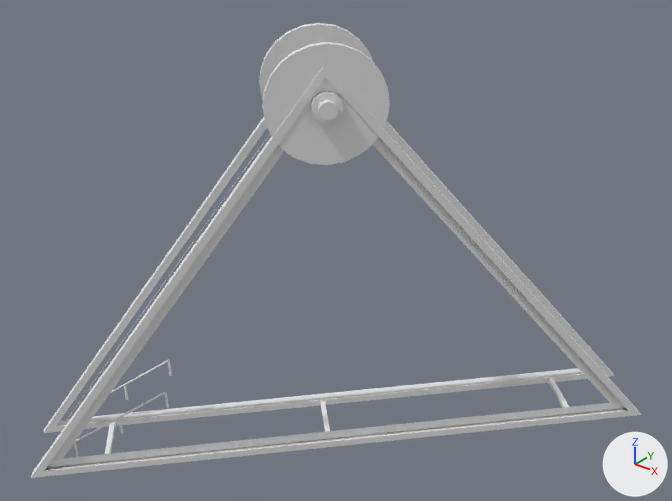
Before and after pictures for a commit that changed the OBJ model app/resources/models/wheel/stalak.obj.
Camera for both pictures: a 50 mm camera at (18012.0, -22239.0, 21433.0) aimed at (111.0, 137.0, 7560.0). The lights are fixed; the arrows at lower right show +X, +Y and +Z. The older version comes first. Where no turn or scale is listed for an object, it has been applied to the vertices.

Before the edit, the objects in view are built like this:
```python
mat_wire_028089177 = principled_material('wire_028089177')
mat_wire_028089177.base_color = (0.8, 0.8, 0.8)  # white #e7e7e7
mat_wire_028089177.roughness = 1.0
mat_wire_143224087 = principled_material('wire_143224087')
mat_wire_143224087.base_color = (0.8, 0.8, 0.8)  # white #e7e7e7
mat_wire_143224087.roughness = 1.0
mat_wire_177028149 = principled_material('wire_177028149')
mat_wire_177028149.base_color = (0.8, 0.8, 0.8)  # white #e7e7e7
mat_wire_177028149.roughness = 1.0
me_group_376 = bpy.data.meshes.new('Group_376')
me_group_376.from_pydata(...)  # 150 vertices, 316 faces; spans x -6778.0..9080.0, y -8650.0..7209.0, z 0.0..14993.0
me_group_376.materials.append(mat_wire_177028149)  # white #e7e7e7
me_group_377 = bpy.data.meshes.new('Group_377')
me_group_377.from_pydata(...)  # 197 vertices, 406 faces; spans x -8612.0..7247.0, y -6816.0..9042.0, z 0.0..14993.0
me_group_377.materials.append(mat_wire_143224087)  # white #e7e7e7
me_group_380 = bpy.data.meshes.new('Group_380')
me_group_380.from_pydata(...)  # 8 vertices, 6 faces; spans x 5280.0..7231.0, y 5162.0..7113.0, z 815.0..998.0
me_group_380.materials.append(mat_wire_028089177)  # white #e7e7e7
me_group_384 = bpy.data.meshes.new('Group_384')
me_group_384.from_pydata(...)  # 144 vertices, 144 faces; spans x -5794.0..-3356.0, y -7278.0..-4838.0, z 445.0..2981.0
me_group_384.materials.append(mat_wire_177028149)  # white #e7e7e7
ob_group_376 = bpy.data.objects.new('Group_376', me_group_376)
ob_group_376.location = (0.0, 0.0, 0.0)
ob_group_377 = bpy.data.objects.new('Group_377', me_group_377)
ob_group_377.location = (0.0, 0.0, 0.0)
ob_group_380 = bpy.data.objects.new('Group_380', me_group_380)
ob_group_380.location = (0.0, 0.0, 0.0)
ob_group_384 = bpy.data.objects.new('Group_384', me_group_384)
ob_group_384.location = (0.0, 0.0, 0.0)
```
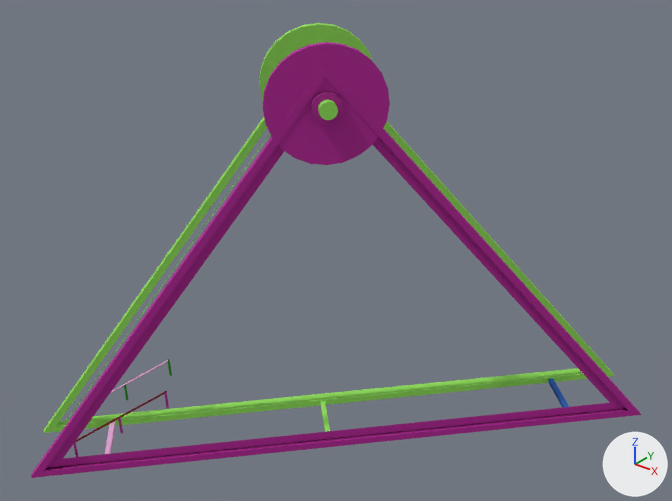
Boxes (x1, y1, x2, y2) around the edits, measured in the pictures (672 x 501 px):
'Group_376', surface changed
    both: (31, 42, 641, 478)
'Group_377', surface changed
    both: (43, 23, 615, 433)
'Group_380', surface changed (white to blue)
    both: (548, 379, 569, 407)
'Group_384', surface changed
    both: (74, 391, 169, 457)

The change, as a diff of the scene's bpy script:
```diff
--- a/app/resources/models/wheel/stalak.obj.py
+++ b/app/resources/models/wheel/stalak.obj.py
@@ img_wire_028089177_png @@
+img_wire_028089177_png = load_image('wire_028089177.png', 'wire_028089177.png', 1, 1, 'sRGB')
@@ img_wire_143224087_png @@
+img_wire_143224087_png = load_image('wire_143224087.png', 'wire_143224087.png', 1, 1, 'sRGB')
@@ img_wire_177028149_png @@
+img_wire_177028149_png = load_image('wire_177028149.png', 'wire_177028149.png', 1, 1, 'sRGB')
@@ mat_wire_177028149 @@
 mat_wire_177028149 = principled_material('wire_177028149')
-mat_wire_177028149.base_color = (0.8, 0.8, 0.8)  # white #e7e7e7
-mat_wire_177028149.roughness = 1.0
+mat_wire_177028149.texture = img_wire_177028149_png
+mat_wire_177028149.roughness = 0.821
@@ mat_wire_143224087 @@
 mat_wire_143224087 = principled_material('wire_143224087')
-mat_wire_143224087.base_color = (0.8, 0.8, 0.8)  # white #e7e7e7
-mat_wire_143224087.roughness = 1.0
+mat_wire_143224087.texture = img_wire_143224087_png
+mat_wire_143224087.roughness = 0.821
@@ mat_wire_028089177 @@
 mat_wire_028089177 = principled_material('wire_028089177')
-mat_wire_028089177.base_color = (0.8, 0.8, 0.8)  # white #e7e7e7
-mat_wire_028089177.roughness = 1.0
+mat_wire_028089177.texture = img_wire_028089177_png
+mat_wire_028089177.roughness = 0.821
```
